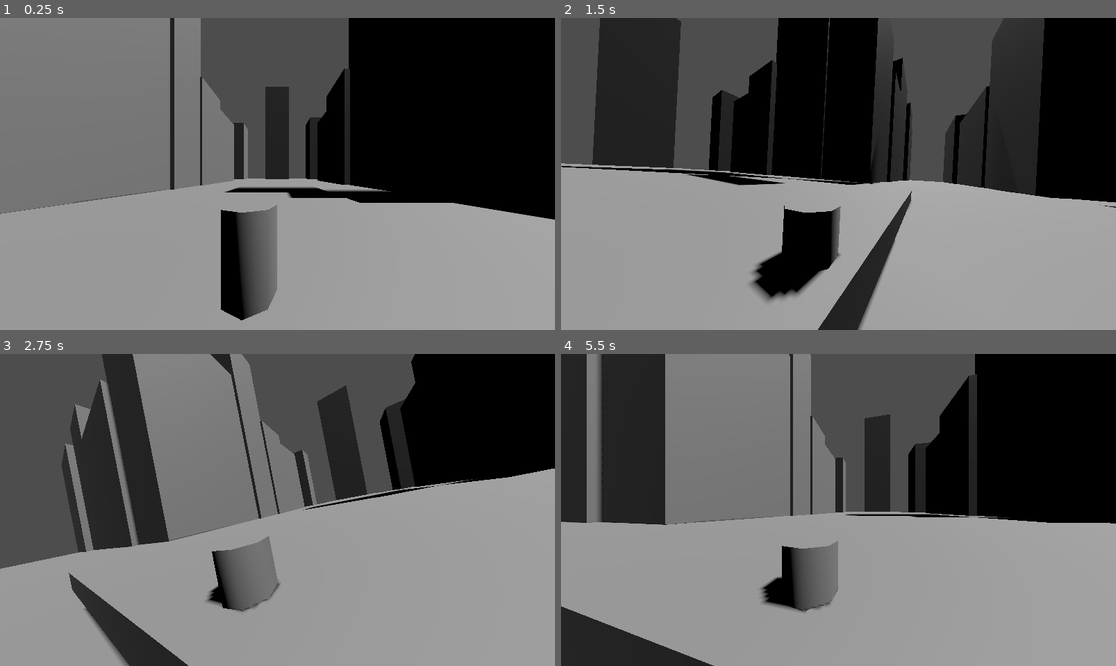
Above: before the commit, frames 1-4 (two rows, left to right).
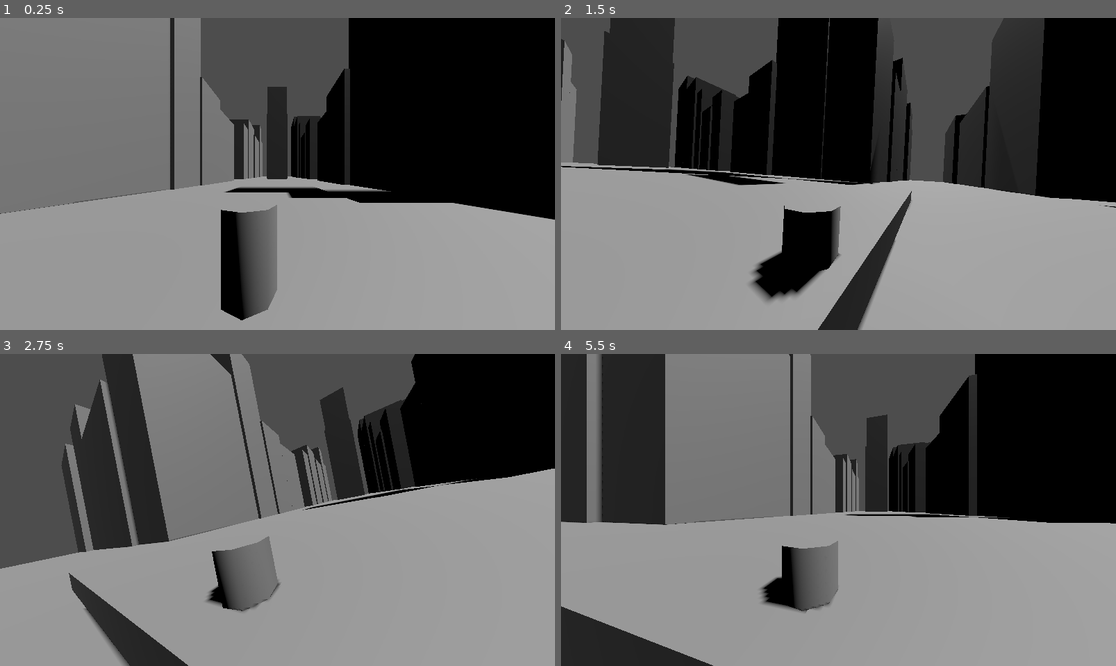
Above: after the commit, the same moments.

Repository: bismonyx/3-Dimensions
Game: Godot game, scene res://IntroArea.tscn
Two runs of this game, one before a commit and one after it. Both use one fixed random seed, a clock stepped at 60 frames per second and the inputs below.
Inputs (mouse positions are in pixels of both pictures, inside the frame that each line leads up to):
- Up to frame 1 (0.25 s): no input
- Up to frame 2 (1.5 s): tap Enter (ui_accept) at 0.5, 0.77 s; move the mouse to (866, 174) at 0.52 s; hold W (up) from 0.53 s (still down); move the mouse to (810, 174) at 1.27 s
- Up to frame 3 (2.75 s): keep holding W (up); tap Enter (ui_accept) at 1.52 s; move the mouse to (288, 503) at 2.02 s
- Up to frame 4 (5.5 s): keep holding W (up); move the mouse to (832, 516) at 2.77 s; tap Enter (ui_accept) at 3.02, 3.77, 4.52 s; move the mouse to (877, 513) at 3.52 s; move the mouse to (794, 506) at 4.27 s; move the mouse to (844, 510) at 5.02 s

The runs differ from the first frame. In frame 1, 1.2% of the frame differs, in the area x 41-58%, y 22-52%; in frame 2, 3.6%, in the area x 0-48%, y 0-98%; in frame 3, 2.0%; in frame 4, 1.4%.

Commit message:
updated world

Diff:
--- a/3d-game/IntroArea.tscn
+++ b/3d-game/IntroArea.tscn
@@ -9,8 +9,9 @@
 [node name="Intro Area" type="Node3D"]
 
 [node name="Floor" type="CSGBox3D" parent="."]
+transform = Transform3D(1, 0, 0, 0, 1, 0, 0, 0, 1, 125.491, 0, 0)
 use_collision = true
-size = Vector3(600, 1, 600)
+size = Vector3(850.982, 1, 600)
 metadata/_edit_lock_ = true
 
 [node name="_Park_" type="CSGBox3D" parent="."]
@@ -207,8 +208,7 @@
 
 [node name="CSGBox3D47" type="CSGBox3D" parent="Buildings"]
 transform = Transform3D(1, 0, 0, 0, 1, 0, 0, 0, 1, 357.683, 22.8727, 0)
-size = Vector3(41.725, 198.438, 50)
-metadata/_edit_lock_ = true
+size = Vector3(41.725, 198.438, 40)
 
 [node name="CSGBox3D48" type="CSGBox3D" parent="Buildings"]
 transform = Transform3D(1, 0, 0, 0, 1, 0, 0, 0, 1, 354.664, -10.2422, 101.782)
@@ -245,6 +245,61 @@
 [node name="CSGBox3D56" type="CSGBox3D" parent="Buildings"]
 transform = Transform3D(1, 0, 0, 0, 1, 0, 0, 0, 1, 361.88, -4.18121, -243.564)
 size = Vector3(39.5269, 144.329, 60.1227)
+
+[node name="CSGBox3D57" type="CSGBox3D" parent="Buildings"]
+transform = Transform3D(1, 0, 0, 0, 1, 0, 0, 0, 1, 397.717, -17.2551, 99.2523)
+size = Vector3(50.2884, 111.918, 67.2912)
+metadata/_edit_lock_ = true
+
+[node name="CSGBox3D58" type="CSGBox3D" parent="Buildings"]
+transform = Transform3D(1, 0, 0, 0, 1, 0, 0, 0, 1, 416.024, -0.556313, -102.358)
+size = Vector3(69.3911, 145.316, 67.2912)
+metadata/_edit_lock_ = true
+
+[node name="CSGBox3D59" type="CSGBox3D" parent="Buildings"]
+transform = Transform3D(1, 0, 0, 0, 1, 0, 0, 0, 1, 439.304, 5.0769, 97.3798)
+size = Vector3(35.3673, 156.582, 67.2912)
+metadata/_edit_lock_ = true
+
+[node name="CSGBox3D60" type="CSGBox3D" parent="Buildings"]
+transform = Transform3D(1, 0, 0, 0, 1, 0, 0, 0, 1, 497.688, 20.4319, 94.509)
+size = Vector3(84.6767, 187.292, 67.2912)
+metadata/_edit_lock_ = true
+
+[node name="CSGBox3D61" type="CSGBox3D" parent="Buildings"]
+transform = Transform3D(1, 0, 0, 0, 1, 0, 0, 0, 1, 492.476, -9.63612, -89.2383)
+size = Vector3(90.849, 127.156, 47.1646)
+metadata/_edit_lock_ = true
+
+[node name="CSGBox3D62" type="CSGBox3D" parent="Buildings"]
+transform = Transform3D(1, 0, 0, 0, 1, 0, 0, 0, 1, 421.636, 4.62441, 0)
+size = Vector3(92.1721, 156.627, 50)
+metadata/_edit_lock_ = true
+
+[node name="CSGBox3D63" type="CSGBox3D" parent="Buildings"]
+transform = Transform3D(1, 0, 0, 0, 1, 0, 0, 0, 1, 555.618, 20.6957, -86.732)
+size = Vector3(50.9841, 187.82, 47.1646)
+metadata/_edit_lock_ = true
+
+[node name="CSGBox3D64" type="CSGBox3D" parent="Buildings"]
+transform = Transform3D(1, 0, 0, 0, 1, 0, 0, 0, 1, 602.586, -2.39938, -86.732)
+size = Vector3(50.9841, 141.629, 47.1646)
+metadata/_edit_lock_ = true
+
+[node name="CSGBox3D65" type="CSGBox3D" parent="Buildings"]
+transform = Transform3D(1, 0, 0, 0, 1, 0, 0, 0, 1, 588.378, 36.4519, 94.509)
+size = Vector3(103.734, 219.332, 67.2912)
+metadata/_edit_lock_ = true
+
+[node name="CSGBox3D66" type="CSGBox3D" parent="Buildings"]
+transform = Transform3D(1, 0, 0, 0, 1, 0, 0, 0, 1, 498.392, 15.4914, -1.29497)
+size = Vector3(70.6837, 178.361, 50)
+metadata/_edit_lock_ = true
+
+[node name="CSGBox3D67" type="CSGBox3D" parent="Buildings"]
+transform = Transform3D(1, 0, 0, 0, 1, 0, 0, 0, 1, 578.735, -6.89803, -1.29497)
+size = Vector3(98.8155, 133.582, 50)
+metadata/_edit_lock_ = true
 
 [node name="CharacterBody3D" type="CharacterBody3D" parent="."]
 transform = Transform3D(1, 0, 0, 0, 1, 0, 0, 0, 1, -4.59858, 9.32874, 0)
